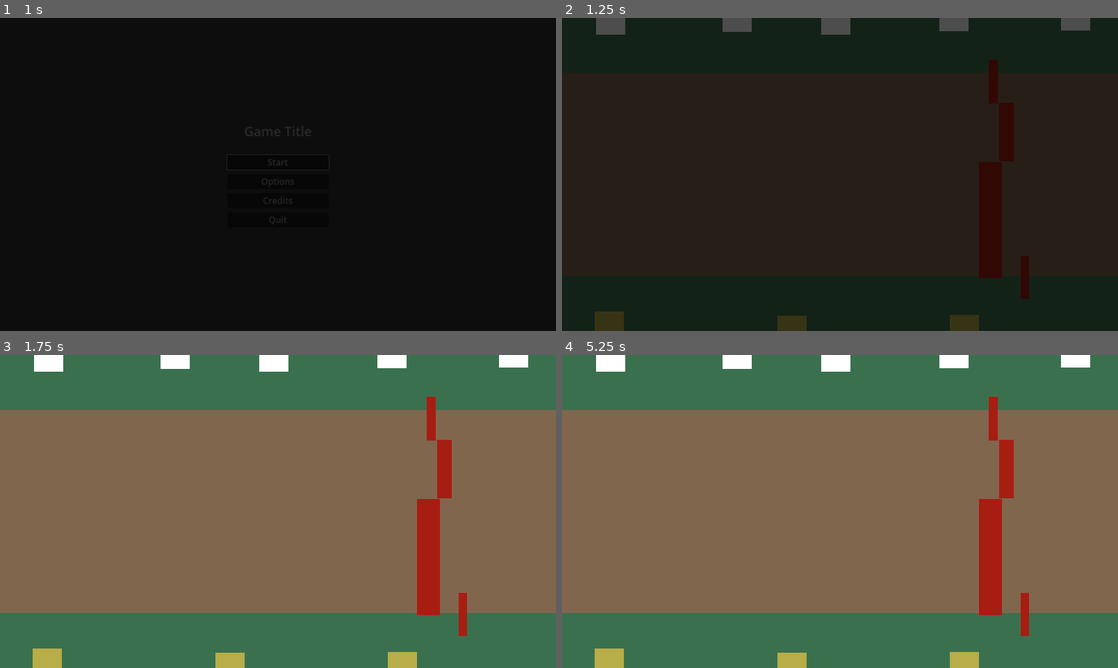
Above: before the commit, frames 1-4 (two rows, left to right).
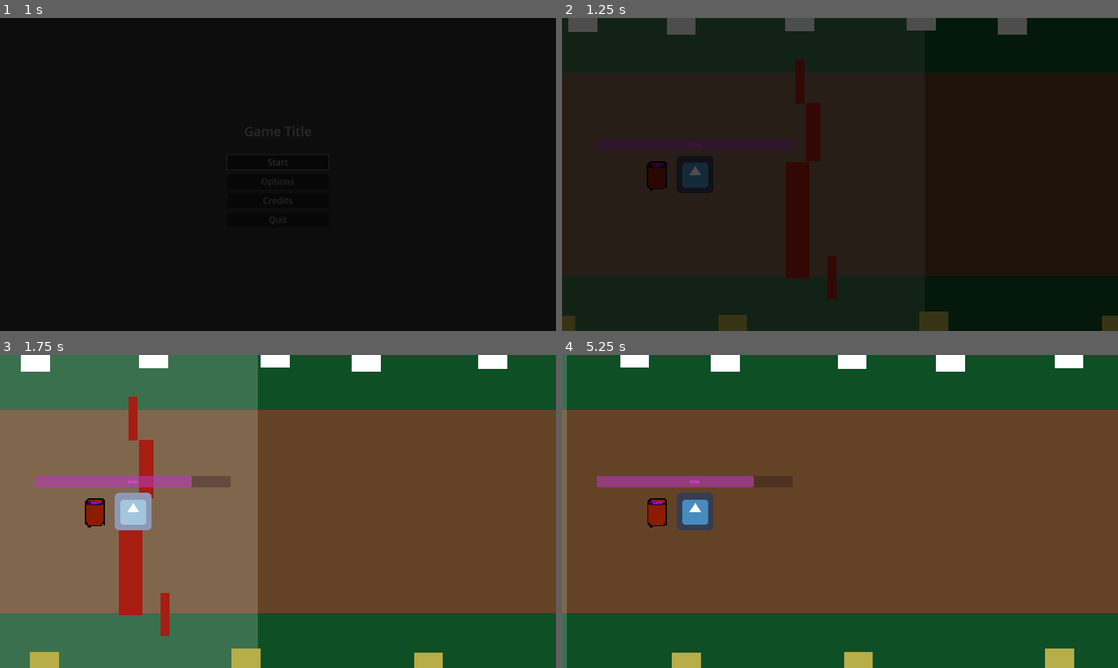
Above: after the commit, the same moments.

Repository: hsandt/ld53
Game: Godot game, scene res://scenes/main_menu_scene.tscn
Two runs of this game, one before a commit and one after it. Both use one fixed random seed, a clock stepped at 60 frames per second and the inputs below. The engine's default icon, where the game draws it, is replaced by a stand-in: a white triangle on a blue panel in a dark square.
Inputs (mouse positions are in pixels of both pictures, inside the frame that each line leads up to):
- Up to frame 1 (1 s): click "Start" at 0.5 s
- Up to frame 2 (1.25 s): no input
- Up to frame 3 (1.75 s): tap Enter (ui_accept) at 1.25, 1.52 s; move the mouse to (400, 495) at 1.27 s; hold Right (ui_right) from 1.28 s (still down); click (400, 495) at 1.42 s
- Up to frame 4 (5.25 s): release Right (ui_right) at 2 s; drag from (728, 527) to (990, 558) at 2.02 s; move the mouse to (895, 442) at 2.77 s; hold Right (ui_right) 2.78-3.5 s; drag from (812, 574) to (1006, 467) at 3.52 s; move the mouse to (1006, 558) at 4.27 s; hold Left (ui_left) 4.28-5 s; tap Enter (ui_accept) at 4.52 s; drag from (673, 464) to (995, 417) at 5.02 s

Frame 1 is identical in both runs. In frame 2, 5.0% of the frame differs, in the area x 0-100%, y 0-100%; in frame 3, 59%; in frame 4, 98%.
Error before the commit: Assertion failed: player_character is not set on /root/Node2D/ScrollingCenter (res://scripts/ingame/ScrollingCenter.gd:11)
Error after the commit: Invalid access of index '1' on a base object of type: 'Array'. (res://scripts/buffs/Buffs.gd:36)

Commit message:
[Player] Fix bad merge conflict on buff id

Diff:
--- a/prefabs/ingame/player_character_body_2d.tscn
+++ b/prefabs/ingame/player_character_body_2d.tscn
@@ -50,7 +50,7 @@
 [node name="powder_1" type="Node2D" parent="cargo"]
 position = Vector2(-130, 7)
 script = ExtResource("6_vdi8d")
-buff = ExtResource("8_68ol7")
+buff = ExtResource("8_ixoul")
 
 [node name="Sprite2D" type="Sprite2D" parent="cargo/powder_1"]
 texture_filter = 1
